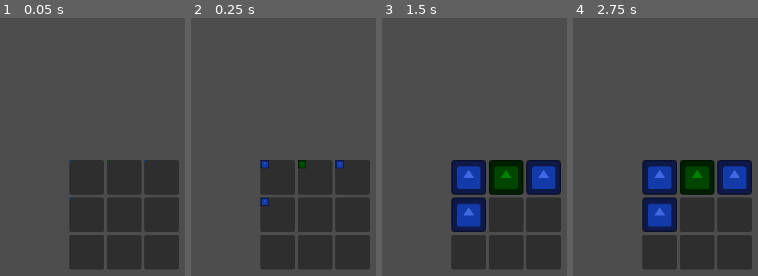
Above: before the commit, frames 1-4 (left to right).
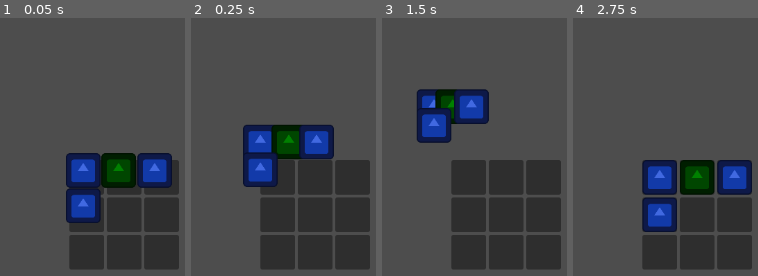
Above: after the commit, the same moments.

Repository: JoeThCo/Frogue_Proof_Of_Concept
Game: Godot game, scene res://game.tscn
The game is run twice, just before and just after one commit, with the same random seed, the same clock (stepped at 60 frames per second) and the same inputs. The engine's default icon, where the game draws it, is replaced by a stand-in: a white triangle on a blue panel in a dark square.
Inputs:
- Up to frame 1 (0.05 s): no input
- Up to frame 2 (0.25 s): no input
- Up to frame 3 (1.5 s): no input
- Up to frame 4 (2.75 s): no input

The runs differ from the first frame. In frame 1, 9.9% of the frame differs, in the area x 35-93%, y 52-80%; in frame 2, 8.8%; in frame 3, 17%, in the area x 18-97%, y 27-83%; in frame 4, nothing differs.

Commit message:
movement tweening

Diff:
--- a/frog_stats.gd
+++ b/frog_stats.gd
@@ -23,10 +23,20 @@
                 modulate = frog_type.get_color()
 
 func _ready() -> void:
-    var tween: Tween = get_tree().create_tween()
-    tween.tween_property(self,"scale", Vector2.ZERO, 0)
-    tween.tween_property(self,"scale", Vector2.ONE, 1)
+    tween_back_and_forth.call_deferred(Vector2.ZERO, 2)
 
 
 func _to_string() -> String:
     return "Damage:{0} | Health:{1} | FrogType:{2}".format([str(damage), str(health), str(frog_type)])
+
+
+func tween_back_and_forth(pos: Vector2, total_time: float) ->void:
+    var init_pos: Vector2 = global_position
+
+    var to_tween: Tween = get_tree().create_tween()
+    to_tween.tween_property(self, "global_position", pos, total_time / 2)
+    await to_tween.finished
+
+    var from_tween: Tween = get_tree().create_tween()
+    from_tween.tween_property(self, "global_position", init_pos - global_position, total_time / 2)
+    await from_tween.finished
